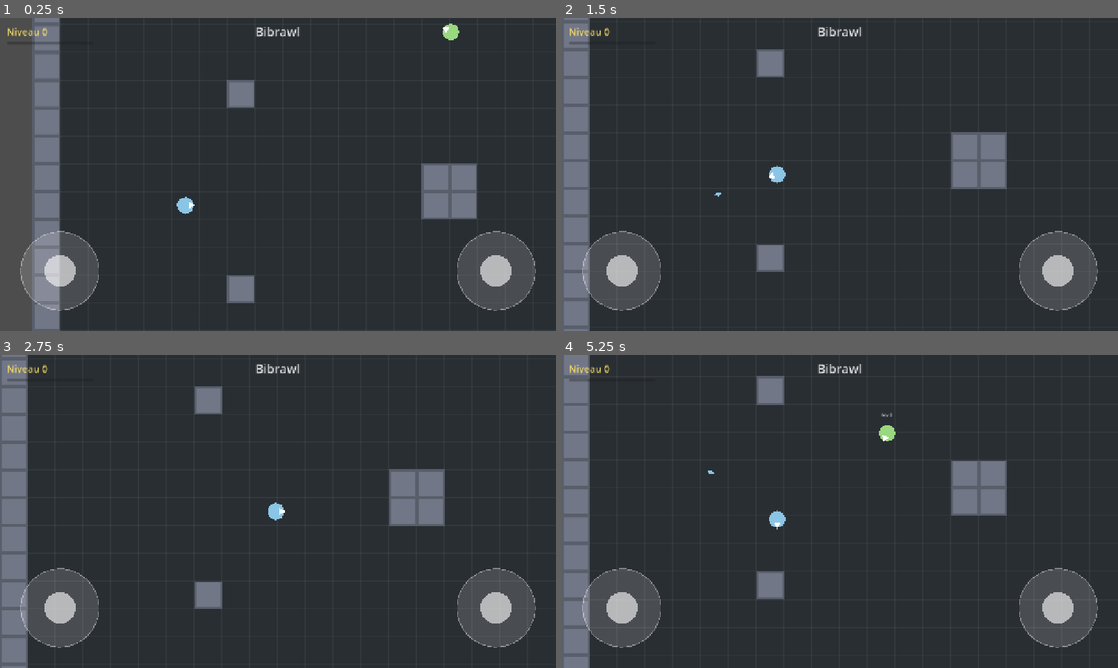
Above: before the commit, frames 1-4 (two rows, left to right).
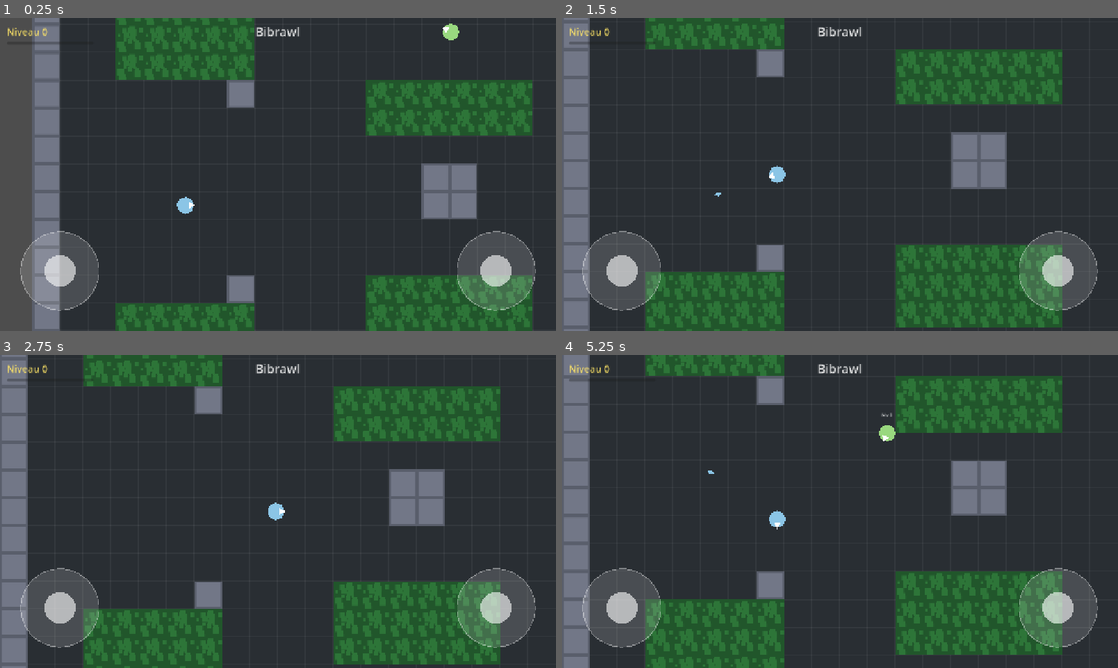
Above: after the commit, the same moments.

Repository: pmudry/bibrawl
Game: Godot game, scene res://scenes/arena/arena.tscn
The game is run twice, just before and just after one commit, with the same random seed, the same clock (stepped at 60 frames per second) and the same inputs.
Inputs (mouse positions are in pixels of both pictures, inside the frame that each line leads up to):
- Up to frame 1 (0.25 s): no input
- Up to frame 2 (1.5 s): move the mouse to (962, 158) at 0.52 s; hold D (move_right) 0.53-1.25 s; hold Space (fire) 0.53-1.25 s; click (962, 158) at 0.67 s; drag from (728, 190) to (812, 237) at 1.27 s
- Up to frame 3 (2.75 s): tap Enter at 2 s; move the mouse to (333, 442) at 2.02 s; hold D (move_right) from 2.03 s (still down); hold Space (fire) from 2.03 s (still down)
- Up to frame 4 (5.25 s): release D (move_right) at 2.75 s; release Space (fire) at 2.75 s; drag from (812, 574) to (673, 464) at 2.77 s; tap Space (fire) at 3.5 s; move the mouse to (1006, 558) at 3.52 s; hold A (move_left) 3.53-4.25 s; hold Space (fire) 3.53-4.25 s; drag from (673, 464) to (756, 433) at 4.27 s; move the mouse to (867, 511) at 5.02 s; hold S (move_down) from 5.03 s (still down); hold Space (fire) from 5.03 s (still down); click (867, 511) at 5.17 s

The runs differ from the first frame. In frame 1, 18% of the frame differs, in the area x 20-96%, y 0-100%; in frame 2, 20%; in frame 3, 20%; in frame 4, 20%, in the area x 15-90%, y 0-100%.

Commit message:
Herbe : on s'y cache des adversaires et on y régénère plus vite
Six buissons dans l'arène, placés loin des points d'apparition. Un
personnage dedans devient invisible pour l'ennemi, sauf s'il vient de
tirer ou d'encaisser un coup (1,2 s), ou si l'adversaire est à moins de
90 px. Les coéquipiers se voient toujours. La régénération y est triplée.

La dissimulation est une question posée par observateur
(is_concealed_from), pas un booléen global : c'est la forme dont un
serveur autoritaire aura besoin pour répondre une fois par client, plutôt
que de laisser le client décider de ce qu'il affiche.

L'herbe est dessinée au-dessus des personnages, c'est ce qui les couvre ;
le joueur local, les projectiles et l'éclat de mort passent par-dessus.
Un bot perd sa visée sur une cible cachée et reprend son temps de réaction.

Au passage :
- VirtualJoystick renommé TouchJoystick, le nom entrait en collision avec
  la classe native apparue en Godot 4.7 et cassait le parsing en cascade
  jusqu'à WanderBot
- le flash de dégâts passe par une variable tweenée, il se battait avec la
  transparence de l'herbe pour l'écriture de modulate
- son de tir de -6 à -12 dB

Diff:
--- a/scenes/arena/arena.tscn
+++ b/scenes/arena/arena.tscn
@@ -1,8 +1,9 @@
-[gd_scene load_steps=4 format=3]
+[gd_scene load_steps=5 format=3]
 
 [ext_resource type="Script" path="res://scripts/arena/arena.gd" id="1_arena"]
 [ext_resource type="PackedScene" path="res://scenes/characters/base_character.tscn" id="2_player"]
 [ext_resource type="PackedScene" path="res://scenes/ui/hud.tscn" id="3_hud"]
+[ext_resource type="Script" path="res://scripts/arena/grass_layer.gd" id="4_grass"]
 
 [node name="Arena" type="Node2D"]
 script = ExtResource("1_arena")
@@ -11,4 +12,7 @@
 
 [node name="Player" parent="." instance=ExtResource("2_player")]
 
+[node name="Grass" type="TileMapLayer" parent="." groups=["grass"]]
+script = ExtResource("4_grass")
+
 [node name="HUD" parent="." instance=ExtResource("3_hud")]
--- a/scripts/arena/arena.gd
+++ b/scripts/arena/arena.gd
@@ -14,6 +14,14 @@
 	Vector2i(7, 5), Vector2i(7, 12), Vector2i(22, 5), Vector2i(22, 12),
 	Vector2i(14, 8), Vector2i(15, 8), Vector2i(14, 9), Vector2i(15, 9),
 ]
+## Buissons, en cases. On s'y cache des adversaires et on y régénère plus vite
+## (voir [GrassLayer]). Placés loin des points d'apparition, pour qu'on ait à
+## traverser l'arène à découvert pour les atteindre.
+@export var grass_patches: Array[Rect2i] = [
+	Rect2i(3, 2, 5, 3), Rect2i(3, 13, 5, 3),
+	Rect2i(22, 2, 5, 3), Rect2i(22, 13, 5, 3),
+	Rect2i(12, 5, 6, 2), Rect2i(12, 12, 6, 3),
+]
 ## Position de départ du joueur, en cases.
 @export var player_spawn: Vector2i = Vector2i(5, 9)
 ## Bots de test : scène + case d'apparition. Chacun réapparaît après destruction.
@@ -27,6 +35,7 @@
 @export var bot_level_above: int = 1
 
 @onready var _walls: TileMapLayer = $Walls
+@onready var _grass: GrassLayer = $Grass
 @onready var _player: BaseCharacter = $Player
 @onready var _hud: Hud = $HUD
 
@@ -34,6 +43,8 @@
 func _ready() -> void:
 	_walls.tile_set = _build_tile_set()
 	_build_walls()
+	for patch in grass_patches:
+		_grass.fill(patch)
 	var bounds := Rect2i(0, 0, width_tiles * TILE_SIZE, height_tiles * TILE_SIZE)
 	_player.set_camera_limits(bounds)
 	_player.spawn_position = _tile_center(player_spawn)
--- /dev/null
+++ b/scripts/arena/grass_layer.gd
@@ -0,0 +1,61 @@
+class_name GrassLayer
+extends TileMapLayer
+
+## Buissons : on s'y cache des adversaires et on y récupère plus vite.
+##
+## L'herbe est dessinée *par-dessus* les personnages (voir [constant Z_INDEX]),
+## c'est ce qui les couvre visuellement. Elle n'a pas de couche physique : elle
+## ne bloque ni les déplacements ni les projectiles, on la traverse librement.
+##
+## Le TileSet est généré en code (placeholder), comme les murs de l'arène ;
+## il sera remplacé par un vrai tileset quand les graphismes deviendront un sujet.
+
+## L'herbe passe au-dessus des murs et des bots ; le joueur local se place
+## juste au-dessus pour se voir dans sa propre cachette.
+const Z_INDEX := 5
+const SOURCE_ID := 0
+const TILE := Vector2i.ZERO
+
+@export var tile_size: int = 64
+
+
+func _ready() -> void:
+	z_index = Z_INDEX
+	tile_set = _build_tile_set()
+
+
+## Vrai si cette position du monde est couverte d'herbe.
+func covers(world_position: Vector2) -> bool:
+	return get_cell_source_id(local_to_map(to_local(world_position))) != -1
+
+
+## Plante un rectangle de cases (en cases, pas en pixels).
+func fill(area: Rect2i) -> void:
+	for x in range(area.position.x, area.end.x):
+		for y in range(area.position.y, area.end.y):
+			set_cell(Vector2i(x, y), SOURCE_ID, TILE)
+
+
+func _build_tile_set() -> TileSet:
+	var built := TileSet.new()
+	built.tile_size = Vector2i(tile_size, tile_size)
+
+	var image := Image.create_empty(tile_size, tile_size, false, Image.FORMAT_RGBA8)
+	image.fill(Color(0.13, 0.34, 0.17))
+	# Touffes plus claires pour que l'herbe ne soit pas un aplat. Graine fixe :
+	# le motif doit être le même à chaque lancement, sinon l'arène clignote.
+	var rng := RandomNumberGenerator.new()
+	rng.seed = 20260920
+	for _i in range(24):
+		var patch_size := rng.randi_range(6, 15)
+		image.fill_rect(Rect2i(
+			rng.randi_range(0, tile_size - patch_size),
+			rng.randi_range(0, tile_size - patch_size),
+			patch_size, patch_size), Color(0.18, 0.46, 0.22))
+
+	var source := TileSetAtlasSource.new()
+	source.texture = ImageTexture.create_from_image(image)
+	source.texture_region_size = Vector2i(tile_size, tile_size)
+	built.add_source(source, SOURCE_ID)
+	source.create_tile(TILE)
+	return built
--- a/scripts/characters/base_character.gd
+++ b/scripts/characters/base_character.gd
@@ -14,6 +14,8 @@
 signal died
 
 const DEATH_BURST := preload("res://scenes/fx/death_burst.tscn")
+## Opacité d'un personnage qui se tient dans l'herbe.
+const GRASS_ALPHA := 0.6
 
 @export var projectile_scene: PackedScene = preload("res://scenes/projectiles/projectile.tscn")
 ## Distance entre le centre du perso et le point d'apparition du projectile.
@@ -27,6 +29,14 @@
 @export var speed_factor: float = 1.0
 @export var damage_factor: float = 1.0
 
+@export_group("Herbe")
+## Multiplicateur de régénération tant qu'on se tient dans l'herbe.
+@export var grass_regen_multiplier: float = 3.0
+## En dessous de cette distance, un adversaire repère quand même un personnage caché.
+@export var grass_reveal_distance: float = 90.0
+## Durée pendant laquelle attaquer ou encaisser un coup trahit la cachette.
+@export var grass_reveal_duration: float = 1.2
+
 ## Niveau courant. Le joueur gagne +1 par ennemi tué ; les bots reçoivent le leur à l'apparition.
 var level: int = 0:
 	set = set_level
@@ -42,16 +52,24 @@
 var fire_cooldown: float
 ## Où réapparaître. Par défaut, la position au moment d'entrer dans la scène.
 var spawn_position: Vector2
+## Vrai quand le personnage se tient dans l'herbe (voir [GrassLayer]).
+var in_grass: bool = false
 
 @onready var _camera: Camera2D = $Camera2D
 @onready var _body: Polygon2D = $Body
 @onready var _nose: Node2D = $Nose
 
-var _move_joystick: VirtualJoystick
-var _aim_joystick: VirtualJoystick
+var _move_joystick: TouchJoystick
+var _aim_joystick: TouchJoystick
 var _facing: Vector2 = Vector2.RIGHT
 var _cooldown_left: float = 0.0
 var _regen_accumulator: float = 0.0
+## Temps restant pendant lequel la cachette est trahie.
+var _reveal_left: float = 0.0
+## Intensité du flash d'impact, 1 au moment du coup puis ramenée à 0.
+var _flash: float = 0.0
+var _grass: GrassLayer
+var _local_player: BaseCharacter
 
 
 func _ready() -> void:
@@ -59,11 +77,14 @@
 	_apply_level_stats()
 	health = max_health
 	_camera.enabled = is_local_player
-	if not is_local_player:
-		return
+	_grass = get_tree().get_first_node_in_group("grass") as GrassLayer
+	if not is_local_player:
+		return
+	# L'herbe couvre tout le monde, sauf soi : on doit se voir dans sa cachette.
+	z_index = GrassLayer.Z_INDEX + 1
 	add_to_group("player")
-	_move_joystick = get_tree().get_first_node_in_group("move_joystick") as VirtualJoystick
-	_aim_joystick = get_tree().get_first_node_in_group("aim_joystick") as VirtualJoystick
+	_move_joystick = get_tree().get_first_node_in_group("move_joystick") as TouchJoystick
+	_aim_joystick = get_tree().get_first_node_in_group("aim_joystick") as TouchJoystick
 	if _aim_joystick != null:
 		_aim_joystick.released.connect(_on_aim_released)
 
@@ -91,6 +112,8 @@
 
 func _physics_process(delta: float) -> void:
 	_cooldown_left = maxf(_cooldown_left - delta, 0.0)
+	_reveal_left = maxf(_reveal_left - delta, 0.0)
+	in_grass = _grass != null and _grass.covers(global_position)
 	_regenerate(delta)
 	var direction := _compute_move(delta)
 	velocity = direction * speed
@@ -103,6 +126,7 @@
 	elif direction.length_squared() > 0.0:
 		_facing = direction.normalized()
 	_nose.rotation = _facing.angle()
+	_update_appearance()
 
 
 ## Régénération lente et continue ; on accumule les fractions pour rendre des PV entiers.
@@ -110,7 +134,10 @@
 	if health >= max_health:
 		_regen_accumulator = 0.0
 		return
-	_regen_accumulator += regen_per_second * delta
+	var rate := regen_per_second
+	if in_grass:
+		rate *= grass_regen_multiplier
+	_regen_accumulator += rate * delta
 	var whole := floori(_regen_accumulator)
 	if whole > 0:
 		_regen_accumulator -= whole
@@ -118,6 +145,43 @@
 		health_changed.emit(health, max_health)
 		queue_redraw()
 
+
+## Caché pour qui ? La question se pose toujours par rapport à un observateur :
+## on est invisible pour l'adversaire d'en face, jamais « invisible » dans l'absolu.
+## C'est aussi la forme qu'il faudra en réseau, où le serveur répond à cette
+## question une fois par client — le client ne décide jamais seul de ce qu'il voit.
+##
+## Un personnage dans l'herbe disparaît, sauf s'il vient d'attaquer ou d'encaisser
+## un coup, ou si l'observateur est assez près pour le repérer. Les coéquipiers
+## se voient toujours.
+func is_concealed_from(observer: BaseCharacter) -> bool:
+	if not in_grass or _reveal_left > 0.0:
+		return false
+	if not is_instance_valid(observer) or observer == self or observer.team == team:
+		return false
+	return global_position.distance_to(observer.global_position) > grass_reveal_distance
+
+
+## Trahit la cachette pour un court instant (attaque reçue ou donnée).
+func reveal() -> void:
+	_reveal_left = grass_reveal_duration
+
+
+## Une seule écriture de `modulate` par frame : le flash d'impact et la
+## transparence de l'herbe se disputeraient la propriété sinon.
+func _update_appearance() -> void:
+	if not is_local_player:
+		visible = not is_concealed_from(_get_local_player())
+	# Un personnage visible dans l'herbe reste assombri : on voit qu'il y est.
+	var alpha := GRASS_ALPHA if in_grass else 1.0
+	var flash := 1.0 + 1.5 * _flash
+	modulate = Color(flash, flash, flash, alpha)
+
+
+func _get_local_player() -> BaseCharacter:
+	if not is_instance_valid(_local_player):
+		_local_player = get_tree().get_first_node_in_group("player") as BaseCharacter
+	return _local_player
 
 ## Direction de déplacement voulue (longueur 0..1). Le joueur local lit ses
 ## inputs ; les bots surchargent cette méthode ; les autres restent immobiles.
@@ -176,6 +240,7 @@
 	if _cooldown_left > 0.0:
 		return
 	_cooldown_left = fire_cooldown
+	reveal()
 	var projectile: Projectile = projectile_scene.instantiate()
 	projectile.direction = direction
 	projectile.shooter = self
@@ -185,7 +250,7 @@
 	projectile.tint = _body.color
 	# Le projectile vit dans la scène, pas dans le perso, pour ne pas suivre ses déplacements.
 	get_tree().current_scene.add_child(projectile)
-	Sfx.play("shoot", -6.0)
+	Sfx.play("shoot", -12.0)
 
 
 func take_damage(amount: int, from: Node2D) -> void:
@@ -193,9 +258,11 @@
 	health_changed.emit(health, max_health)
 	queue_redraw()
 	Sfx.play("hit", -8.0)
-	# Flash blanc bref pour marquer l'impact.
-	modulate = Color(2.5, 2.5, 2.5)
-	create_tween().tween_property(self, "modulate", Color.WHITE, 0.1)
+	# Flash blanc bref pour marquer l'impact, rendu par _update_appearance().
+	_flash = 1.0
+	create_tween().tween_property(self, "_flash", 0.0, 0.1)
+	# Encaisser un coup trahit la cachette : on ne se fait pas tirer dessus sans réagir.
+	reveal()
 	if health == 0:
 		die(from)
 
@@ -247,6 +314,8 @@
 	velocity = Vector2.ZERO
 	health = max_health
 	_regen_accumulator = 0.0
+	_reveal_left = 0.0
+	_flash = 0.0
 	health_changed.emit(health, max_health)
 	_camera.reset_smoothing()
 	queue_redraw()
--- a/scripts/characters/bot.gd
+++ b/scripts/characters/bot.gd
@@ -61,6 +61,11 @@
 		_target = get_tree().get_first_node_in_group("player") as BaseCharacter
 		if _target == null:
 			return
+	# Une cible cachée dans l'herbe n'existe pas pour le bot : il perd sa visée
+	# et devra reprendre son temps de réaction quand elle ressortira.
+	if _target.is_concealed_from(self):
+		_reaction_left = _reaction_time
+		return
 	var to_target := _target.global_position - global_position
 	# On tire un peu en dedans de la portée max pour que le projectile arrive.
 	if to_target.length() > fire_range * 0.9:
--- a/scripts/fx/death_burst.gd
+++ b/scripts/fx/death_burst.gd
@@ -4,5 +4,7 @@
 
 
 func _ready() -> void:
+	# Même raison que les projectiles : l'éclat ne doit pas disparaître sous l'herbe.
+	z_index = GrassLayer.Z_INDEX + 1
 	emitting = true
 	finished.connect(queue_free)
--- a/scripts/projectiles/projectile.gd
+++ b/scripts/projectiles/projectile.gd
@@ -18,6 +18,9 @@
 
 func _ready() -> void:
 	_time_left = lifetime
+	# Au-dessus de l'herbe : un tir reste visible même tiré depuis un buisson,
+	# c'est justement ce qui trahit le tireur caché.
+	z_index = GrassLayer.Z_INDEX + 1
 	rotation = direction.angle()
 	$Body.color = tint
 	body_entered.connect(_on_body_entered)
--- a/scripts/ui/virtual_joystick.gd
+++ b/scripts/ui/virtual_joystick.gd
@@ -1,4 +1,4 @@
-class_name VirtualJoystick
+class_name TouchJoystick
 extends Control
 
 ## Joystick tactile : une base fixe et un bouton qui suit le doigt.
Not shown, added: scripts/arena/grass_layer.gd.uid
